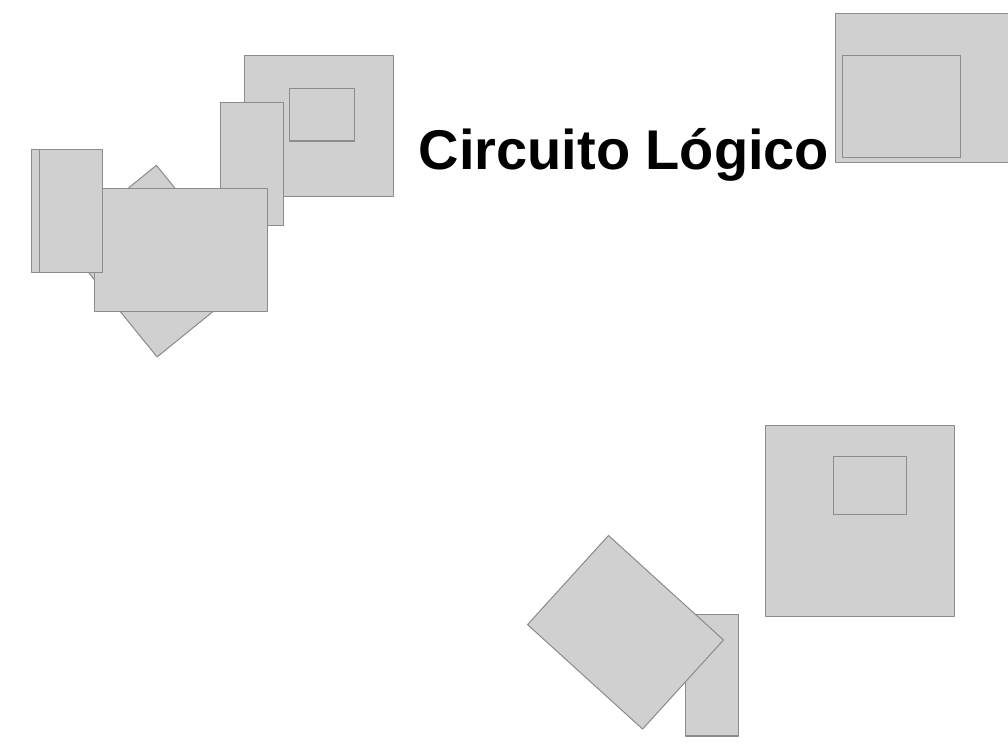
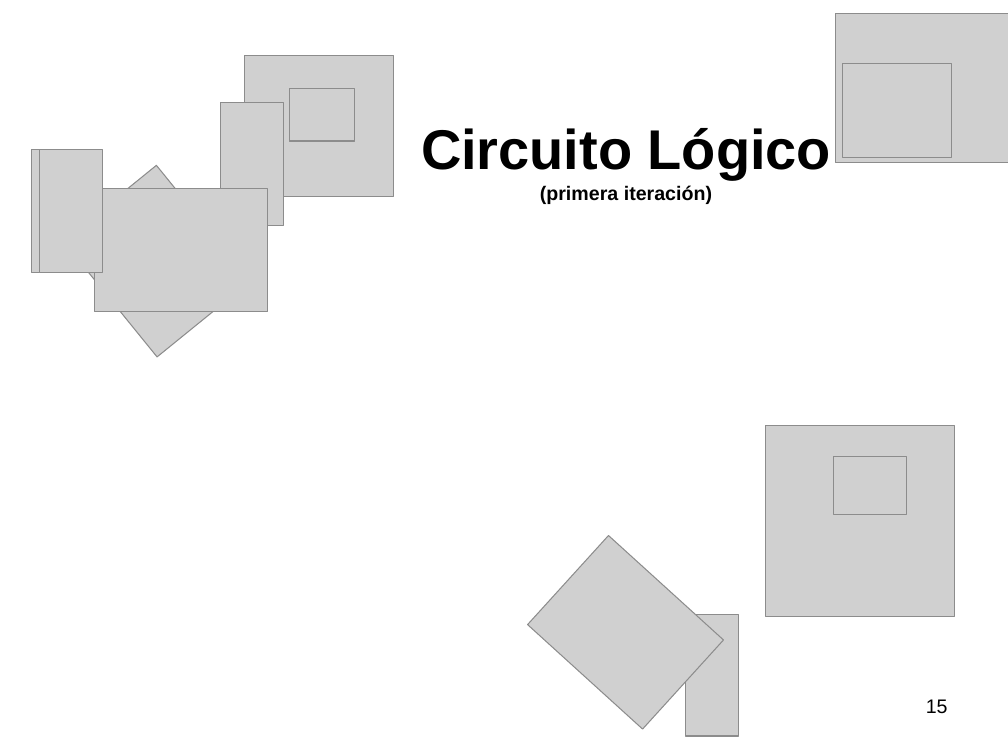
Before and after one commit to mauricioprado00/salud-mascotas, a slide deck: slide 15 of Producto/04-It_I/Presentación Primera Iteración.pps (slide 10 before the commit). Drawn at 1008x756 pixels with LibreOffice and Linux fonts; fonts in the diff are those of the drawing; grey boxes stand for pictures; background and template pictures are left out. Boxes give left, top, right and bottom in pixels: in the first picture for what was removed or moved away, otherwise in the second. Text is boxed around its words. In the diff, an @@ line names an element or a change of style, - is before the commit and + after.

```diff
--- a/Producto/04-It_I/Presentación Primera Iteración.pps
+++ b/Producto/04-It_I/Presentación Primera Iteración.pps
@@ picture: place and size @@
-picture at [843, 55, 961, 157]
+picture at [843, 64, 952, 158]
@@ text at [540, 185, 712, 204]: paragraph added @@
+(primera iteración)
@@ page number added at [926, 699, 948, 714], 14 pt, text #000000 @@
+15
```
Also in this commit, not shown: 5 other slides changed, 10 slides added, 5 slides removed.
